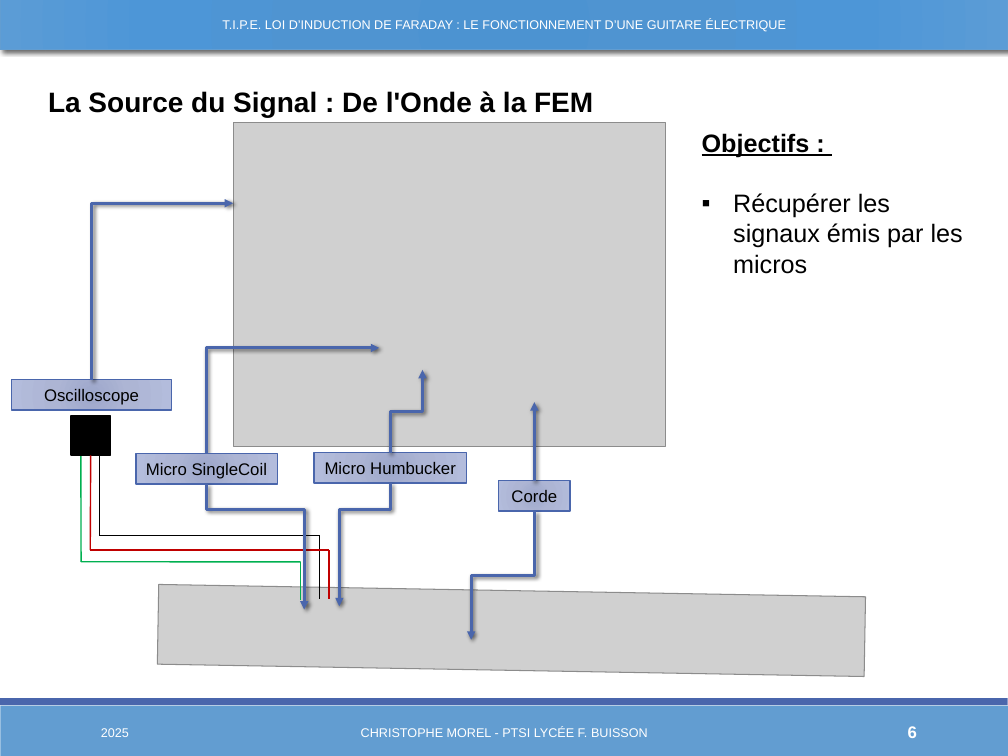
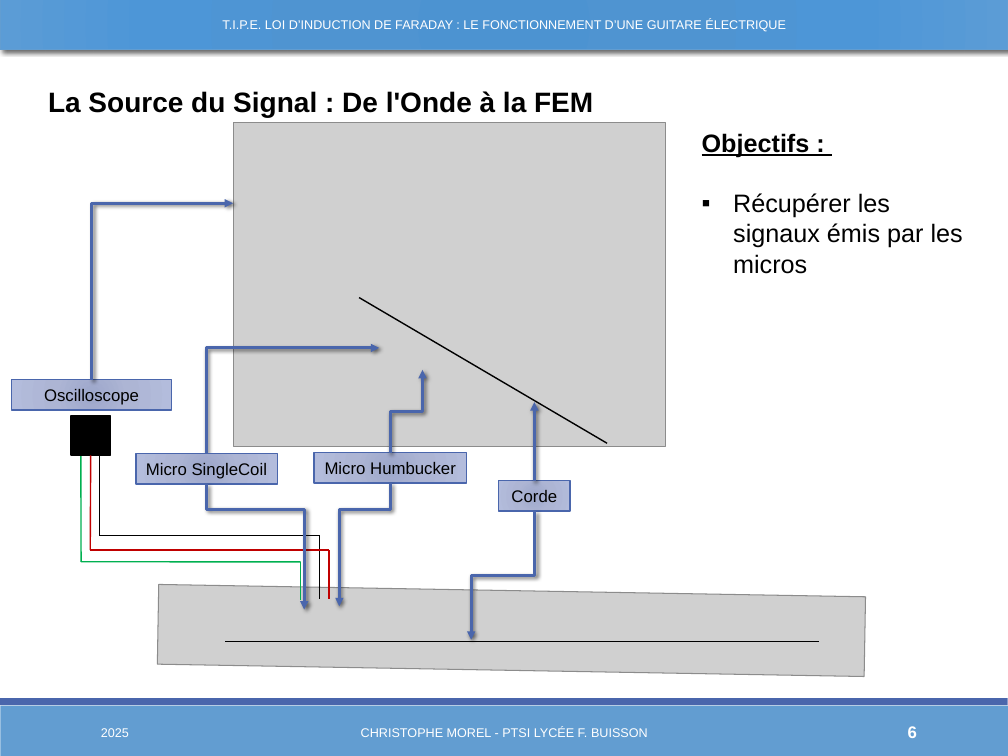
Before and after one commit to Chrismorel7/TIPE---Micro_guitare_elec, a slide deck: slide 6 of Views/Novembre.pptx. Drawn at 1008x756 pixels with LibreOffice and Linux fonts; fonts in the diff are those of the drawing; grey boxes stand for pictures. Boxes give left, top, right and bottom in pixels: in the first picture for what was removed or moved away, otherwise in the second. Text is boxed around its words. In the diff, an @@ line names an element or a change of style, - is before the commit and + after.

```diff
--- a/Views/Novembre.pptx
+++ b/Views/Novembre.pptx
@@ line added from (607, 444) to (359, 297), #000000 1 pt @@
@@ line added from (818, 641) to (226, 641), #000000 1 pt @@
```
Also in this commit, not shown: 4 other slides changed, 11 other files.
